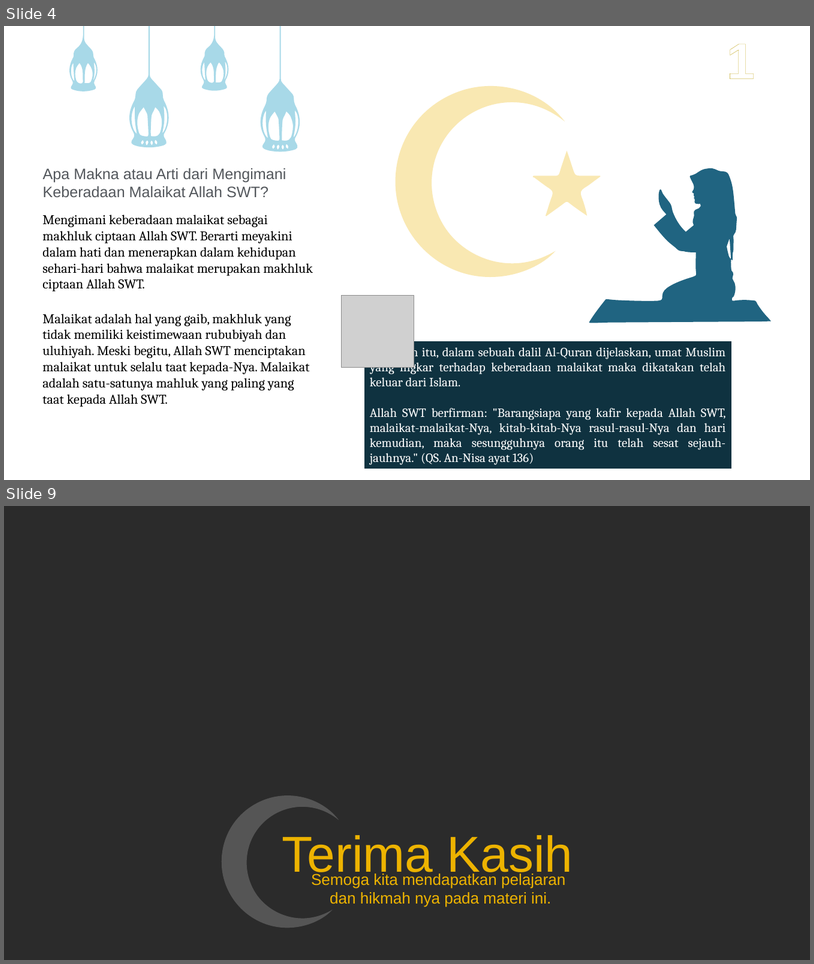
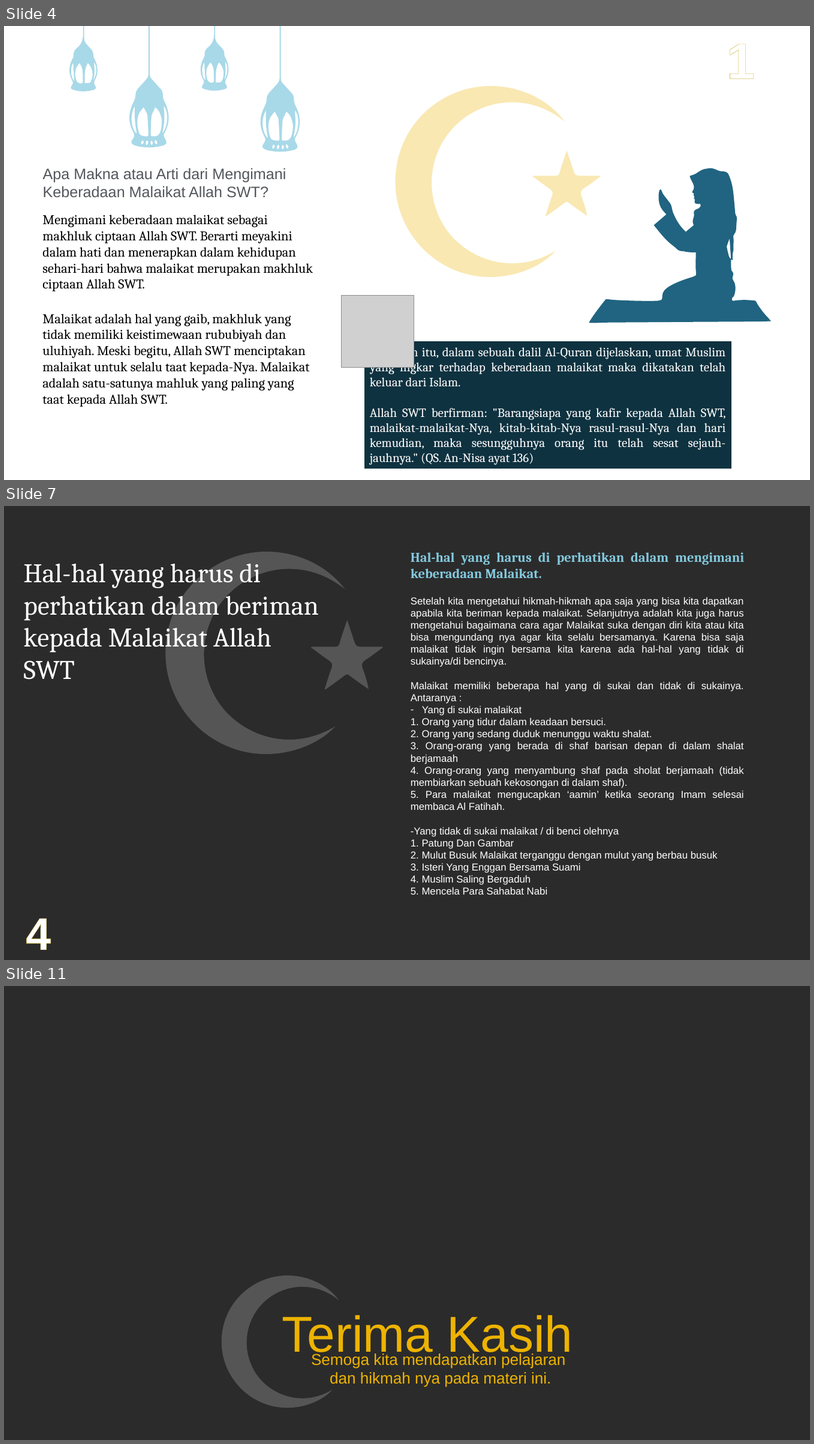
Before and after one commit to adnanerlansyah403/Tugas-Pendidikan-Agama, a slide deck: Presentasi Pendidikan Agama.pptx. Shown one above the other, each under a label of ours: slides 4 and 9 before the commit, slides 4, 7 and 11 after it; the slides between them are not shown. The pictures are 814x964 and 814x1444 pixels, drawn with LibreOffice and Linux fonts; fonts in the diff are those of the drawing; grey boxes stand for pictures; background and template pictures are left out; a plain dark background stands for a picture behind light text. Boxes give left, top, right and bottom in pixels: in the first picture for what was removed or moved away, otherwise in the second. Text is boxed around its words. In the diff, an @@ line names an element or a change of style, - is before the commit and + after.

```diff
--- a/Presentasi Pendidikan Agama.pptx
+++ b/Presentasi Pendidikan Agama.pptx
@@ slide 7 added at (4, 506, 810, 960), background picture (left out) @@
@@ text added at (24, 557, 319, 679), 32 pt, text #FFFFFF @@
+Hal-hal yang harus di perhatikan dalam beriman kepada Malaikat Allah SWT
@@ freeform shape added at (165, 552, 344, 753), fill #FFFFFF at 20% opacity @@
@@ text added at (411, 552, 744, 578), 16 pt, text #84CADF, bold @@
+Hal-hal yang harus di perhatikan dalam mengimani keberadaan Malaikat.
@@ text added at (411, 597, 744, 894), 12 pt, text #FFFFFF @@
+Setelah kita mengetahui hikmah-hikmah apa saja yang bisa kita dapatkan apabila kita beriman kepada malaikat. Selanjutnya adalah kita juga harus mengetahui bagaimana cara agar Malaikat suka dengan diri kita atau kita bisa mengundang nya agar kita selalu bersamanya. Karena bisa saja malaikat tidak ingin bersama kita karena ada hal-hal yang tidak di sukainya/di bencinya.
+Malaikat memiliki beberapa hal yang di sukai dan tidak di sukainya. Antaranya :
+– Yang di sukai malaikat
+1. Orang yang tidur dalam keadaan bersuci.
+2. Orang yang sedang duduk menunggu waktu shalat.
+3. Orang-orang yang berada di shaf barisan depan di dalam shalat berjamaah
+4. Orang-orang yang menyambung shaf pada sholat berjamaah (tidak membiarkan sebuah kekosongan di dalam shaf).
+5. Para malaikat mengucapkan ‘aamin’ ketika seorang Imam selesai membaca Al Fatihah.
+-Yang tidak di sukai malaikat / di benci olehnya
+1. Patung Dan Gambar
+2. Mulut Busuk Malaikat terganggu dengan mulut yang berbau busuk
+3. Isteri Yang Enggan Bersama Suami
+4. Muslim Saling Bergaduh
+5. Mencela Para Sahabat Nabi
@@ freeform shape added at (311, 621, 383, 688), fill #FFFFFF at 20% opacity @@
@@ text added at (26, 918, 51, 949), 54 pt, text #FFFFFF, bold @@
+4
@@ what was slide 9 is now slide 11 @@
```
Also in this commit, not shown: 5 slides changed, 1 other slide added, 1 other file.
